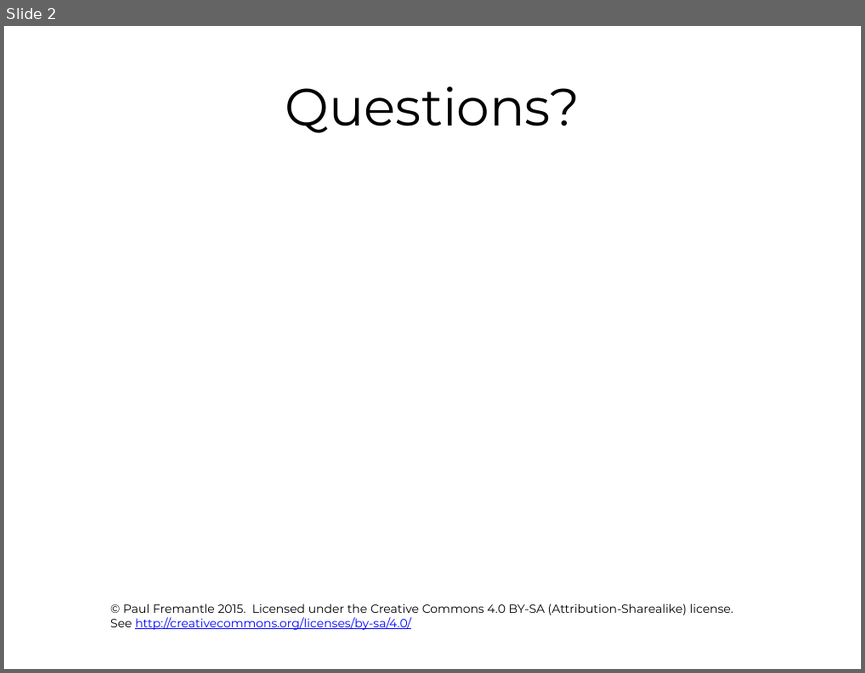
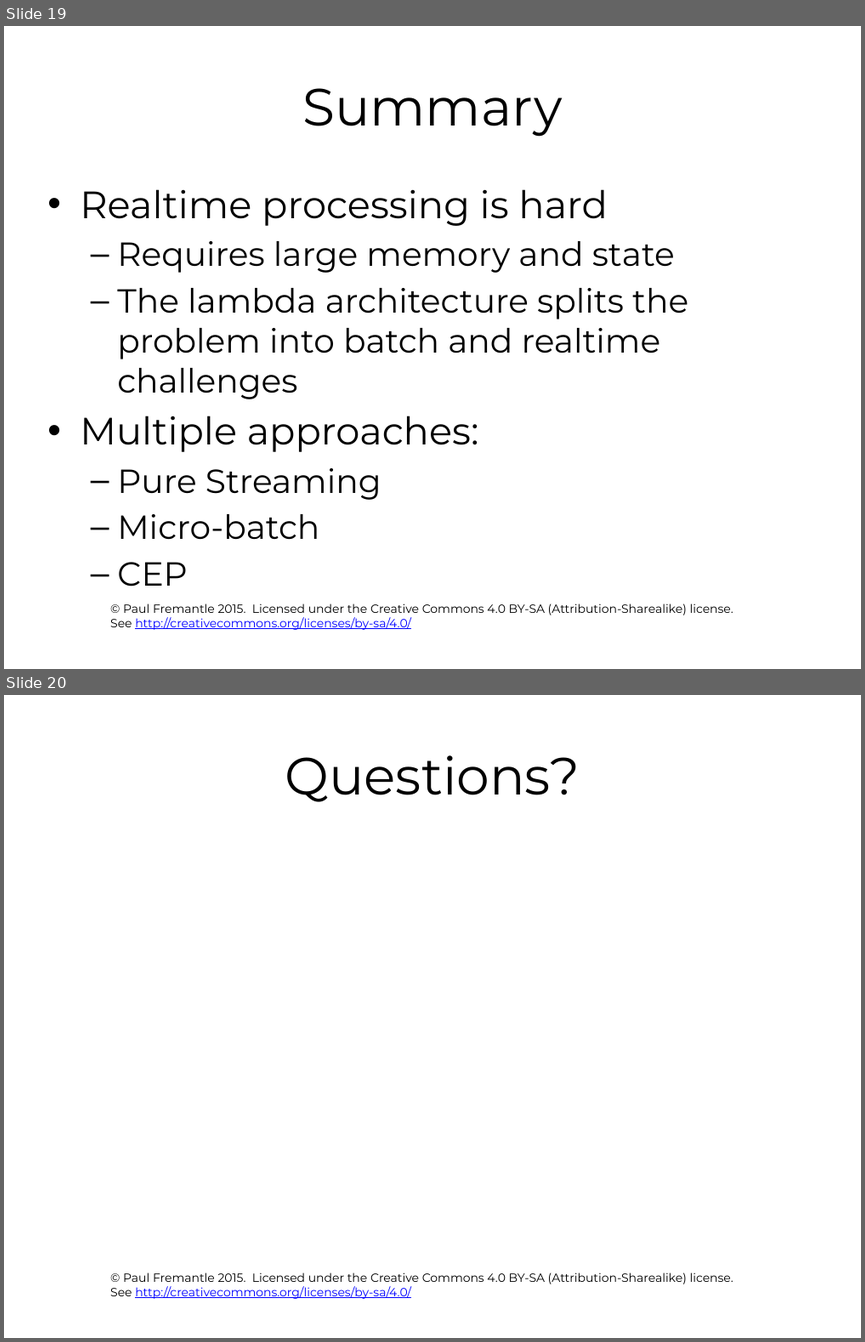
Before and after one commit to pzfreo/ox-clo, a slide deck: pres-source/11-realtime-bigdata.pptx. Shown one above the other, each under a label of ours: slide 2 before the commit, slides 19 and 20 after it. The pictures are 865x673 and 865x1342 pixels, drawn with LibreOffice and Linux fonts; fonts in the diff are those of the drawing; background and template pictures are left out. Boxes give left, top, right and bottom in pixels: in the first picture for what was removed or moved away, otherwise in the second. Text is boxed around its words. In the diff, an @@ line names an element or a change of style, - is before the commit and + after.

```diff
--- a/pres-source/11-realtime-bigdata.pptx
+++ b/pres-source/11-realtime-bigdata.pptx
@@ slide 19 added at [4,26,861,669], background #FFFFFF; not listed: 1 template element that a slide beside it also shows @@
@@ title added at [302,88,562,136], 44 pt, text #000000 @@
+Summary
@@ text added at [80,189,688,586], 28 pt, text #000000 @@
+• Realtime processing is hard
+  – Requires large memory and state
+  – The lambda architecture splits the problem into batch and realtime challenges
+• Multiple approaches:
+  – Pure Streaming
+  – Micro-batch
+  – CEP
@@ what was slide 2 is now slide 20 @@
```
Also in this commit, not shown: 17 other slides added.
